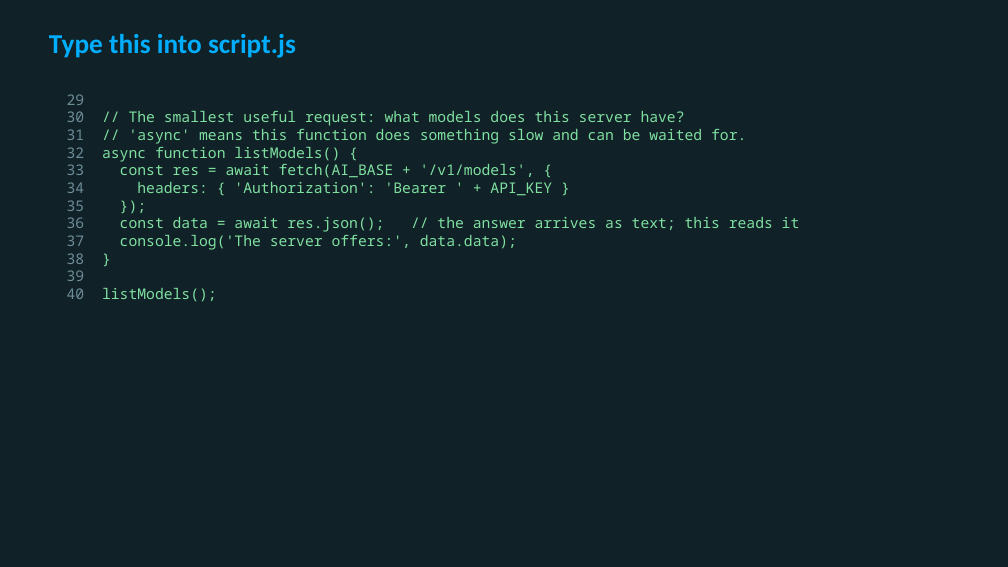
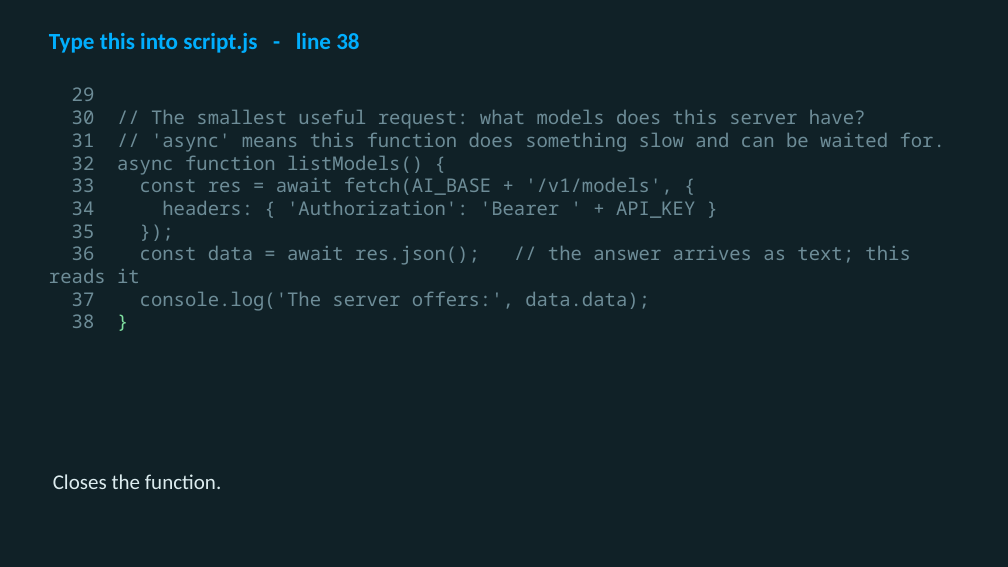
Before and after one commit to utgapps/utgapps.github.io, a slide deck: slide 22 of ai101/slides/week-03.pptx (slide 6 before the commit). Drawn at 1008x567 pixels with LibreOffice and Linux fonts; fonts in the diff are those of the drawing. Boxes give left, top, right and bottom in pixels: in the first picture for what was removed or moved away, otherwise in the second. Text is boxed around its words. In the diff, an @@ line names an element or a change of style, - is before the commit and + after.

```diff
--- a/ai101/slides/week-03.pptx
+++ b/ai101/slides/week-03.pptx
@@ text at [49,32,359,53]: text changed; size 26 to 22 pt @@
-Type this into script.js
+Type this into script.js - line 38
@@ text "29": place and size @@
-text "29" at [67,94,800,302]
+text "29" at [49,87,945,328]
@@ text "29" at [49,87,945,328]: size 14 to 18 pt, text colour #7FE0A0 to #6D8C97 @@
@@ text at [102,288,217,302]: paragraphs removed @@
-39
-40 listModels();
@@ text added at [53,474,222,489], 20 pt, text #DCECEF @@
+Closes the function.
```
Also in this commit, not shown: 1 other slide changed, 18 slides added, 17 other files.
